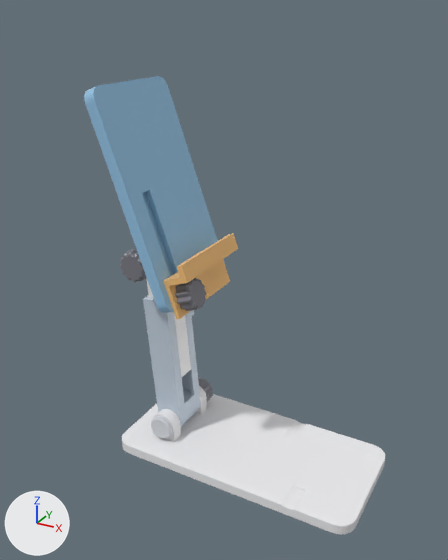
Renders of the Blender file blender/Supporto_Telefono.blend from each side of a commit.
The view is the same before and after, from a camera (50 mm lens) standing at (257.0, -341.0, 308.0) and looking at (71.0, -3.0, 139.0). The lights are fixed; the arrows at lower left show +X, +Y and +Z. The picture after the commit comes second.

Script lines for the objects in view, before the commit:
```python
ob_p01_base_montato = bpy.data.objects.new('P01_Base_montato', me_p01_base)
ob_p01_base_montato.location = (0.0, 0.0, 0.0)
ob_p02_guaina_montato = bpy.data.objects.new('P02_Guaina_montato', me_p02_guaina)
ob_p02_guaina_montato.location = (30.0, 0.0, 17.5)
ob_p02_guaina_montato.rotation_euler = (0.0, -1.658, 0.0)  # degrees (0, -95, 0)
ob_p03_slitta_montato = bpy.data.objects.new('P03_Slitta_montato', me_p03_slitta)
ob_p03_slitta_montato.location = (28.3, 0.0, 37.4)
ob_p03_slitta_montato.rotation_euler = (0.0, -1.658, 0.0)  # degrees (0, -95, 0)
ob_p04_piatto_montato = bpy.data.objects.new('P04_Piatto_montato', me_p04_piatto)
ob_p04_piatto_montato.location = (18.5, 0.0, 149.0)
ob_p04_piatto_montato.rotation_euler = (0.0, -1.222, -3.142)  # degrees (0, -70, -180)
ob_p05_appoggio_montato = bpy.data.objects.new('P05_Appoggio_montato', me_p05_appoggio)
ob_p05_appoggio_montato.location = (48.7, 0.0, 130.2)
ob_p05_appoggio_montato.rotation_euler = (0.0, -1.222, -3.142)  # degrees (0, -70, -180)
ob_p06_pomello_2_montato = bpy.data.objects.new('P06_Pomello_2_montato', me_p06_pomello)
ob_p06_pomello_2_montato.location = (18.5, -24.2, 149.0)
ob_p06_pomello_2_montato.rotation_euler = (1.571, 1.976, 0.0)  # degrees (90, 113, 0)
ob_p10_pomello_appoggio_montato = bpy.data.objects.new('P10_Pomello_Appoggio_montato', me_p10_pomello_appoggio)
ob_p10_pomello_appoggio_montato.location = (51.6, -22.0, 131.3)
ob_p10_pomello_appoggio_montato.rotation_euler = (-0.332, -1.201, -2.788)  # degrees (-19, -69, -160)
```
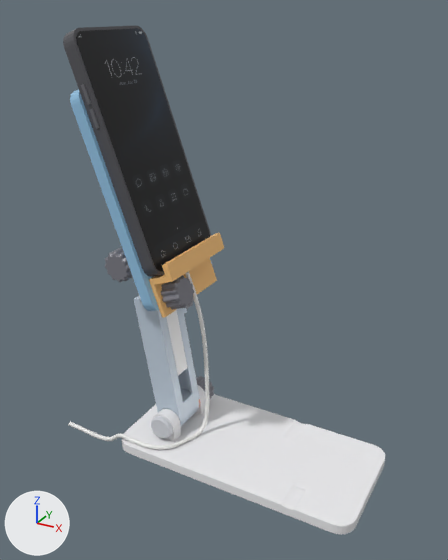
Location of each change, (x1, y1, x2, y2) in pixels of the pictures (448 x 560 px):
'P04_Piatto_montato', moved
    before: (84, 76, 226, 313)
    after: (70, 89, 213, 311)
'RIF_Telefono_Schermo', added
    after: (76, 28, 210, 272)
'P02_Guaina_montato', turned
    before: (143, 295, 201, 426)
    after: (134, 296, 200, 426)
'RIF_Telefono', added
    after: (63, 25, 211, 277)
'P05_Appoggio_montato', moved
    before: (163, 233, 238, 319)
    after: (149, 233, 224, 318)
'RIF_Cavo', added
    after: (68, 271, 210, 450)
'P10_Pomello_Appoggio_montato', moved
    before: (175, 278, 206, 311)
    after: (161, 275, 194, 310)
'P06_Pomello_2_montato', moved
    before: (120, 249, 147, 283)
    after: (105, 248, 133, 282)
'P03_Slitta_montato', moved, turned
    before: (146, 278, 191, 377)
    after: (138, 293, 188, 376)
'RIF_Telefono_Tasti', added
    after: (81, 84, 100, 129)

Edits to the bpy script that builds the scene:
```text
Add img_homescreen_webp:
    img_homescreen_webp = load_image('homescreen.webp', 'homescreen.webp', 640, 1384, 'sRGB')
Add mat_m_cavo:
    mat_m_cavo = principled_material('M_Cavo')
    mat_m_cavo.base_color = (0.85, 0.85, 0.83)  # white #ededeb
    mat_m_cavo.roughness = 0.35
Add mat_m_telefono_tasti:
    mat_m_telefono_tasti = principled_material('M_Telefono_Tasti')
    mat_m_telefono_tasti.base_color = (0.22, 0.22, 0.24)  # grey #818186
    mat_m_telefono_tasti.metallic = 0.6
    mat_m_telefono_tasti.roughness = 0.35
Add mat_m_schermo:
    mat_m_schermo = principled_material('M_Schermo')
    mat_m_schermo.texture = img_homescreen_webp
    mat_m_schermo.roughness = 0.35
Add mat_m_telefono:
    mat_m_telefono = principled_material('M_Telefono')
    mat_m_telefono.base_color = (0.09, 0.09, 0.1)  # dark grey #555559
    mat_m_telefono.roughness = 0.35
Add me_rif_cavo:
    me_rif_cavo.from_pydata(...)  # 1430 vertices, 1416 faces; spans x -50.0..56.8, y -41.7..1.8, z -1.6..140.9
    me_rif_cavo.polygons.foreach_set('use_smooth', [True] * 1416)
    me_rif_cavo.materials.append(mat_m_cavo)  # white #ededeb
Add me_rif_telefono_tasti:
    me_rif_telefono_tasti.from_pydata(...)  # a box spanning x 89.7..107.7, y -38.3..-37.2, z 25.3..27.9; a box spanning x 103.7..115.7, y 37.2..38.3, z 25.3..27.9; a box spanning x 88.7..100.7, y 37.2..38.3, z 25.3..27.9
    me_rif_telefono_tasti.materials.append(mat_m_telefono_tasti)  # grey #818186
Add me_rif_telefono_schermo:
    me_rif_telefono_schermo.from_pydata(...)  # 56 vertices, 30 faces; spans x -10.0..146.0, y -36.0..36.0, z 31.0
    me_rif_telefono_schermo.materials.append(mat_m_schermo)  # picture img_homescreen_webp
Add me_rif_telefono:
    me_rif_telefono.from_pydata(...)  # 108 vertices, 58 faces; spans x -12.0..148.0, y -38.0..38.0, z 22.0..31.0
    me_rif_telefono.materials.append(mat_m_telefono)  # dark grey #555559
Change ob_p02_guaina_montato:
    ob_p02_guaina_montato.rotation_euler: (0.0, -1.658, 0.0) -> (0.0, -1.745, 0.0)  # degrees (0, -95, 0) -> degrees (0, -100, 0)
Change ob_p03_slitta_montato:
    ob_p03_slitta_montato.location: (28.3, 0.0, 37.4) -> (26.5, 0.0, 37.2)
    ob_p03_slitta_montato.rotation_euler: (0.0, -1.658, 0.0) -> (0.0, -1.745, 0.0)  # degrees (0, -95, 0) -> degrees (0, -100, 0)
Change ob_p04_piatto_montato:
    ob_p04_piatto_montato.location: (18.5, 0.0, 149.0) -> (7.1, 0.0, 147.5)
Change ob_p05_appoggio_montato:
    ob_p05_appoggio_montato.location: (48.7, 0.0, 130.2) -> (37.3, 0.0, 128.7)
Change ob_p06_pomello_2_montato:
    ob_p06_pomello_2_montato.location: (18.5, -24.2, 149.0) -> (7.1, -24.2, 147.5)
Change ob_p10_pomello_appoggio_montato:
    ob_p10_pomello_appoggio_montato.location: (51.6, -22.0, 131.3) -> (40.2, -22.0, 129.8)
Add ob_rif_cavo:
    ob_rif_cavo = bpy.data.objects.new('RIF_Cavo', me_rif_cavo)
    ob_rif_cavo.location = (0.0, 0.0, 0.0)
Add ob_rif_telefono_tasti:
    ob_rif_telefono_tasti = bpy.data.objects.new('RIF_Telefono_Tasti', me_rif_telefono_tasti)
    ob_rif_telefono_tasti.location = (7.1, 0.0, 147.5)
    ob_rif_telefono_tasti.rotation_euler = (0.0, -1.222, -3.142)  # degrees (0, -70, -180)
Add ob_rif_telefono_schermo:
    ob_rif_telefono_schermo = bpy.data.objects.new('RIF_Telefono_Schermo', me_rif_telefono_schermo)
    ob_rif_telefono_schermo.location = (7.1, 0.0, 147.5)
    ob_rif_telefono_schermo.rotation_euler = (0.0, -1.222, -3.142)  # degrees (0, -70, -180)
Add ob_rif_telefono:
    ob_rif_telefono = bpy.data.objects.new('RIF_Telefono', me_rif_telefono)
    ob_rif_telefono.location = (7.1, 0.0, 147.5)
    ob_rif_telefono.rotation_euler = (0.0, -1.222, -3.142)  # degrees (0, -70, -180)
```
